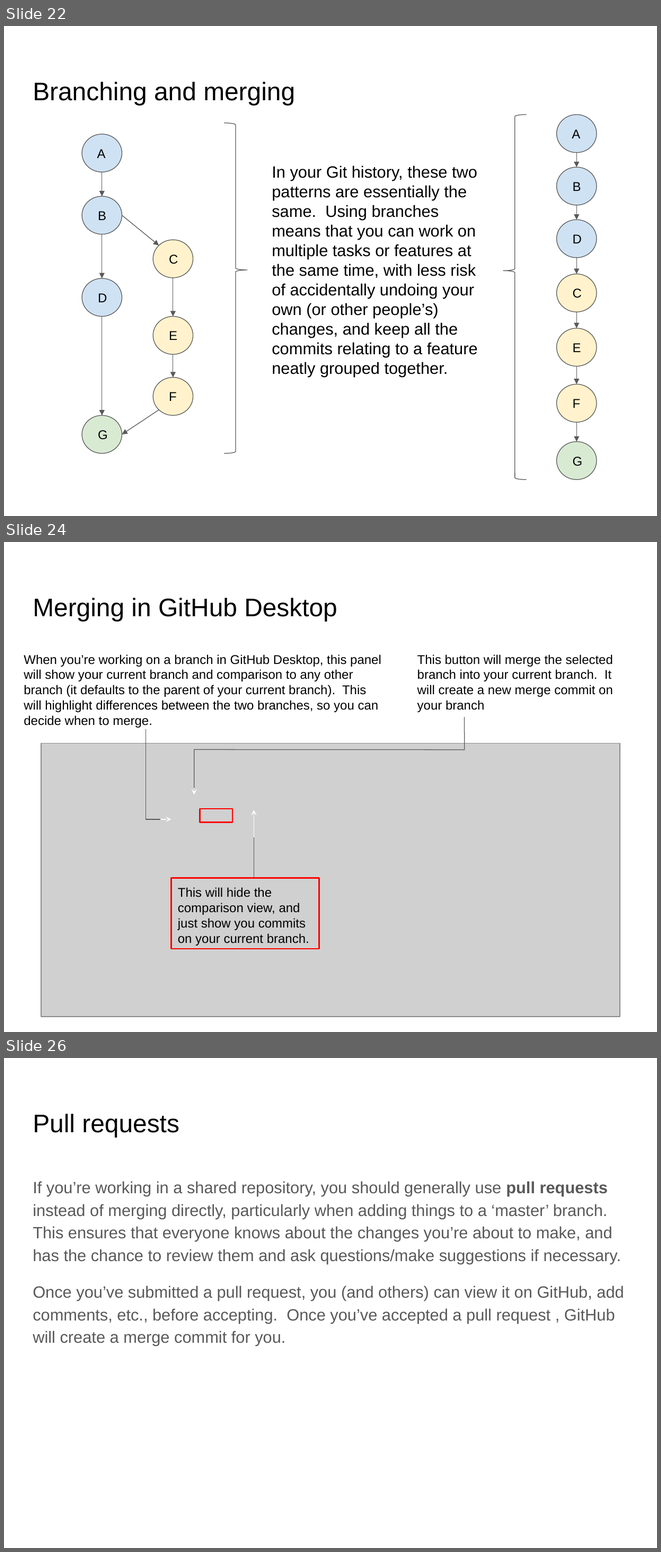
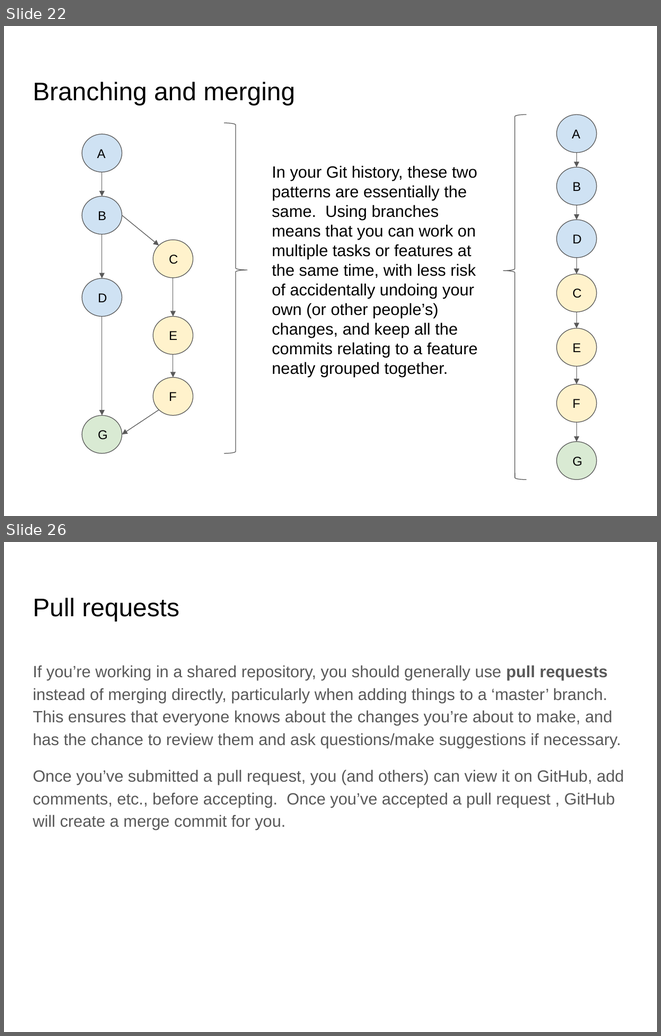
Before and after one commit to flyconnectome/coding-club, a slide deck: Git and GitHub.pptx. Shown one above the other, each under a label of ours: slides 22, 24 and 26 before the commit, slides 22 and 26 after it; the slides between them are not shown. The pictures are 661x1552 and 661x1036 pixels, drawn with LibreOffice and Linux fonts; fonts in the diff are those of the drawing; grey boxes stand for pictures. Boxes give left, top, right and bottom in pixels: in the first picture for what was removed or moved away, otherwise in the second. Text is boxed around its words. In the diff, an @@ line names an element or a change of style, - is before the commit and + after.

```diff
--- a/Git and GitHub.pptx
+++ b/Git and GitHub.pptx
@@ slide 24 removed at (4,542,657,1032), background #FFFFFF @@
@@ title removed at (33,598,337,621) @@
-Merging in GitHub Desktop
@@ text removed at (24,654,381,728) @@
-When you’re working on a branch in GitHub Desktop, this panel will show your current branch and comparison to any other branch (it defaults to the parent of your current branch). This will highlight differences between the two branches, so you can decide when to merge.
@@ text removed at (417,654,613,712) @@
-This button will merge the selected branch into your current branch. It will create a new merge commit on your branch
@@ freeform shape removed at (146,730,160,820) @@
@@ freeform shape removed at (194,717,465,788) @@
@@ picture removed at (41,743,620,1017) @@
@@ arrow removed from (194, 787) to (194, 795) @@
@@ rectangle removed at (200,809,232,822) @@
@@ arrow removed from (254, 837) to (254, 810) @@
@@ arrow removed from (161, 819) to (171, 819) @@
@@ line removed from (254, 837) to (254, 877) @@
@@ rectangle removed at (171,877,319,948) @@
-This will hide the comparison view, and just show you commits on your current branch.
```
Also in this commit, not shown: 9 slides changed, 6 slides added, 3 other slides removed.
